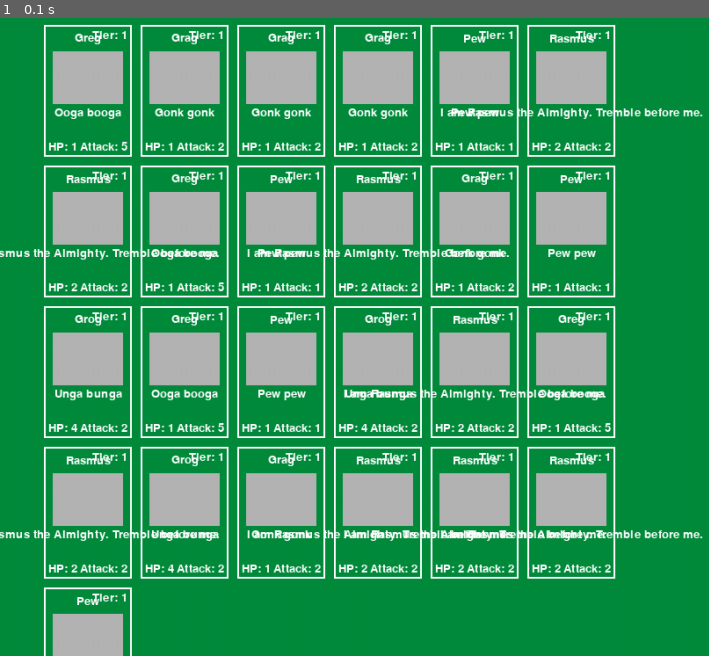
Above: before the commit, frame 1.
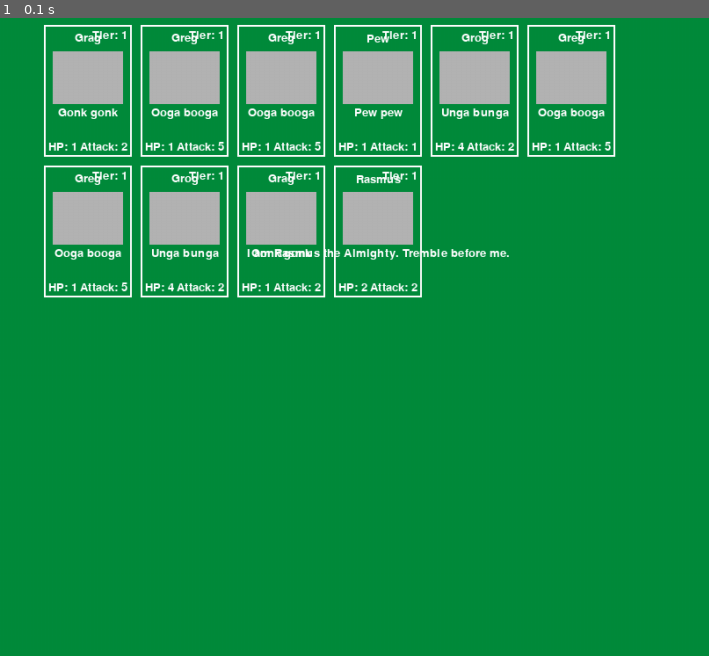
Above: after the commit, the same moment.

Repository: chriskalos/CardMaster
Game: pygame game, started from Game/Game.py
Same seed, same stepped clock (60 frames per second), same inputs: the game is played once before the commit and once after it.
Inputs:
- Up to frame 1 (0.1 s): no input

The runs differ from the first frame. In frame 1, 22% of the frame differs, in the area x 0-100%, y 2-100%.

Commit message:
Improved deck generation & added enemy deck

Diff:
--- a/Game/Card.py
+++ b/Game/Card.py
@@ -114,7 +114,15 @@
     SimpleCard("Grog", "Unga bunga", 1, 4, 2, CardClass.BRAWLER),
     Grag("Grag", "Gonk gonk", 1, 1, 2, CardClass.BRAWLER, "Heals the unit to his left by 2 HP out of the kindness of his heart"),
     Pew("Pew", "Pew pew", 1, 1, 1, CardClass.ARCHER, "Deals 2 damage to the unit in front of him. Pew pew pew!"),
-    Rasmus("Rasmus", "I am Rasmus the Almighty. Tremble before me.", 1, 2, 2, CardClass.MAGE, "Inspires the unit to his left to attack twice")
+    Rasmus("Rasmus", "I am Rasmus the Almighty. Tremble before me.", 1, 2, 2, CardClass.MAGE, "Inspires the unit to his left to attack twice"),
+    SimpleCard("Greg", "Ooga booga", 2, 1, 5, CardClass.BRAWLER),
+    SimpleCard("Greg", "Ooga booga", 2, 1, 5, CardClass.RARE),
+    SimpleCard("Greg", "Ooga booga", 3, 1, 5, CardClass.BRAWLER),
+    SimpleCard("Greg", "Ooga booga", 3, 1, 5, CardClass.RARE),
+    SimpleCard("Greg", "Ooga booga", 4, 1, 5, CardClass.BRAWLER),
+    SimpleCard("Greg", "Ooga booga", 4, 1, 5, CardClass.RARE),
+    SimpleCard("Greg", "Ooga booga", 5, 1, 5, CardClass.BRAWLER),
+    SimpleCard("Greg", "Ooga booga", 5, 1, 5, CardClass.RARE)
 ]
 
 def print_cards():
--- a/Game/Deck.py
+++ b/Game/Deck.py
@@ -1,7 +1,7 @@
 import random
 from Card import cards_list
 
-deck_size = 25 # todo: Deck size should be 5 times the number of matches so far
+deck_size = 10 # todo: Deck size should be 5 times the number of matches so far
 
 class Deck:
     def __init__(self):
@@ -11,15 +11,29 @@
         """Shuffle the deck of cards."""
         random.shuffle(self.cards)
 
+    def randomiser(self, lowest_tier: int, highest_tier: int):
+        print(f"###1 - Lowest tier: {lowest_tier}, Highest tier: {highest_tier}")
+        if lowest_tier < 1:
+            lowest_tier = 1
+        if highest_tier < 1:
+            highest_tier = 1
+        print(f"###2 - Lowest tier: {lowest_tier}, Highest tier: {highest_tier}")
+        if random.random() < 0.05 and highest_tier > 3:
+            chosen_card = random.choice([card for card in cards_list if card.tier <= highest_tier and card.card_class.name == "RARE"])
+        else:
+            chosen_card = random.choice([card for card in cards_list if card.tier >= lowest_tier and card.tier <= highest_tier and card.card_class.name != "RARE"])
+        return chosen_card
+
     def draw(self):
         """Draw a card from the deck, removing it from the deck."""
         if not self.cards:
             raise ValueError("No cards left in the deck!")
         return self.cards.pop()
 
-    def generate_deck(self):
-        """Generate a deck of 25 cards randomly picked from the available card list."""
-        self.cards = random.choices(cards_list, k=deck_size)
+    def generate_player_deck(self):
+        """Generate a deck of randomly picked cards from the available card list."""
+        for i in range(1, deck_size + 1):
+            self.cards.append(self.randomiser(1, 1))
         self.shuffle()  # Optional: Shuffle the deck after generation
 
     def get_deck_info(self):
@@ -29,9 +43,72 @@
             deck_info += card.get_card_info()
         return deck_info
 
+    def generate_enemy_deck(self, matches_played: int, current_tier: int):
+        tier_score = matches_played * 8
+        print(f"DEBUG: Generating enemy deck with tier score {tier_score}.")
+        current_tier_score = 0
+        deck = []
+        for i in range(0, 2):
+            current_card = self.randomiser(current_tier, current_tier)
+            self.cards.append(current_card)
+            current_tier_score += current_card.tier
+            print(f"DEBUG: Added card {current_card.name} with tier {current_card.tier}.")
+            print(f"DEBUG: Current tier score: {current_tier_score}.")
+        for i in range(0, 2):
+            current_card = self.randomiser(current_tier - 1, current_tier - 1)
+            self.cards.append(current_card)
+            current_tier_score += current_card.tier
+            print(f"DEBUG: Added card {current_card.name} with tier {current_card.tier}.")
+            print(f"DEBUG: Current tier score: {current_tier_score}.")
+        while current_tier_score < tier_score:
+            current_card = self.randomiser(1, current_tier)
+            self.cards.append(current_card)
+            current_tier_score += current_card.tier
+            print(f"DEBUG: Added card {current_card.name} with tier {current_card.tier}.")
+            print(f"DEBUG: Current tier score: {current_tier_score}.")
+        print(f"DEBUG: Enemy deck generated with {len(self.cards)} cards.")
+
 # # Example usage
 # deck = Deck()
 # deck.generate_deck()
 # print(f"Deck has {len(deck.cards)} cards.")
 # for i in range(5):  # Draw some cards to see what we got
 #     print(deck.draw().get_card_info())
+
+'''
+import random
+
+def randomiser(baseLine, currentTier):
+    if baseLine < 0:
+        baseLine = 0
+    chosenCard = random.randrange(baseLine, currentTier*5)
+    if (chosenCard == 18) or (chosenCard == 19) or (chosenCard == 23) or (chosenCard == 24):
+        specialCheck = random.randrange(0, 100)
+        if (specialCheck != 69):
+            chosenCard -= random.randrange(1, 4)
+    return chosenCard
+
+def cardCreator(matchesPlayed, currentTier):
+    currentCard = 0
+    tierScore = matchesPlayed*8
+    currentTierScore = 0
+    deck = list()
+    for i in range(0, 2):
+        currentCard = randomiser(currentTier *5 - 5, currentTier)
+        deck.append(currentCard)
+        currentTierScore += currentCard / 5
+    for i in range(0, 2):
+        currentCard = randomiser((currentTier -1) * 5 - 5, currentTier - 1)
+        deck.append(currentCard)
+        currentTierScore += currentCard / 5
+    while currentTierScore < tierScore:
+        currentCard = randomiser(0, currentTier)
+        deck.append(currentCard)
+        currentTierScore += currentCard / 5
+    return deck
+
+deck = cardCreator(5, 5)
+for i in (deck):
+    print(i)
+
+'''
--- a/Game/Game.py
+++ b/Game/Game.py
@@ -61,7 +61,7 @@
 def draw_deck():
     screen.fill((0, 140, 60))  # Clear the screen
     card_x, card_y = 50, 50  # Start position for the first card
-    for card in game_manager.player_deck.cards:
+    for card in game_manager.player_deck.cards: # type: ignore (suppress warnings from IDE)
         draw_card(screen, card, card_x, card_y)
         card_x += 110  # Move to the right for the next card
         if card_x + 100 > 800:  # Check if we need to wrap to the next row
--- a/Game/GameManager.py
+++ b/Game/GameManager.py
@@ -2,11 +2,12 @@
 
 class GameManager:
     def __init__(self):
-        self.matches = 0
-        self.tier = 1
+        self.matches = 1
+        self.tier = 5
         self.player_wins = 0
         self.player_losses = 0
         self.player_deck = None
+        self.enemy_deck = None # todo: Enemy deck will change every match
 
     def increase_match(self):
         """Increase the match count and adjust tier accordingly."""
@@ -21,8 +22,18 @@
     def instantiate_player_deck(self):
         """Instantiate the player's deck from the Deck class."""
         self.player_deck = Deck()
-        self.player_deck.generate_deck()
-        print
+        self.player_deck.generate_player_deck()
+
+    def instantiate_enemy_deck(self):
+        """Instantiate the enemy's deck from the Deck class."""
+        print("DEBUG: Generating enemy deck")
+        print(f"DEBUG: Matches: {self.matches}, Tier: {self.tier}")
+        self.enemy_deck = Deck()
+        self.enemy_deck.generate_enemy_deck(self.matches, self.tier)
+
+    def update_enemy_deck(self, new_enemy_deck: Deck):
+        """Update the enemy's deck with a new deck."""
+        self.enemy_deck = new_enemy_deck
 
     def record_win(self):
         """Record a win for the player."""
--- a/Game/GameTextBased.py
+++ b/Game/GameTextBased.py
@@ -1,8 +1,10 @@
+from math import e
 from GameManager import GameManager
 import random
 
 game_manager = GameManager()
 game_manager.instantiate_player_deck()  # Create the initial deck
+game_manager.instantiate_enemy_deck()  # Create the enemy deck
 
 def display_card(card):
     print(card.get_card_info())
@@ -13,7 +15,7 @@
         print()
 
 def get_user_option():
-    option = input("Enter your option (1: display deck, 2: display random card from deck): ")
+    option = input("Enter your option (1: display deck, 2: display enemy's deck): ")
     return option
 
 option = get_user_option()
@@ -21,6 +23,6 @@
 if option == "1":
     display_deck(game_manager.player_deck)
 elif option == "2":
-    display_card(random.choice(game_manager.player_deck.cards))
+    display_deck(game_manager.enemy_deck)
 else:
     print("Invalid option")
Not shown, changed: .gitignore
